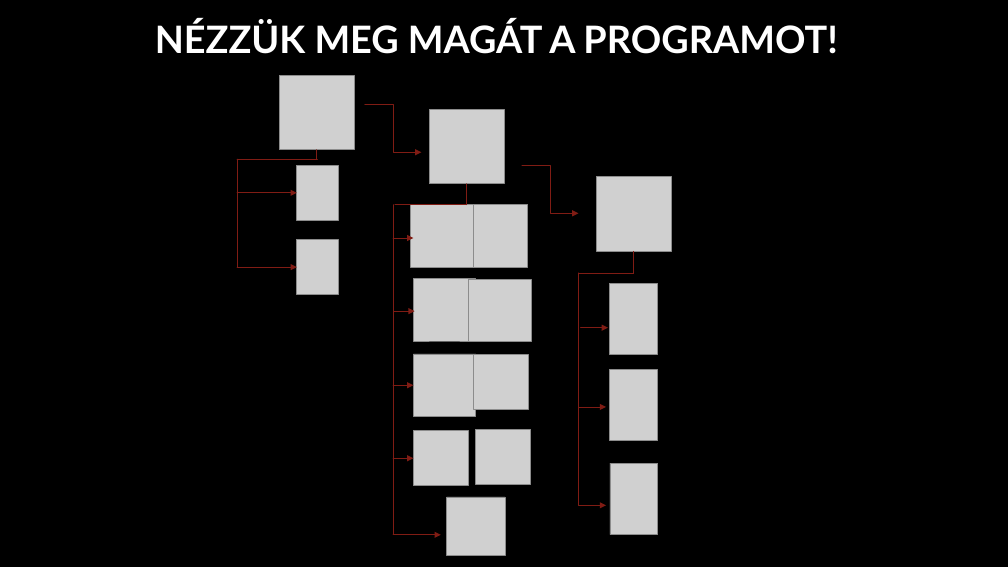
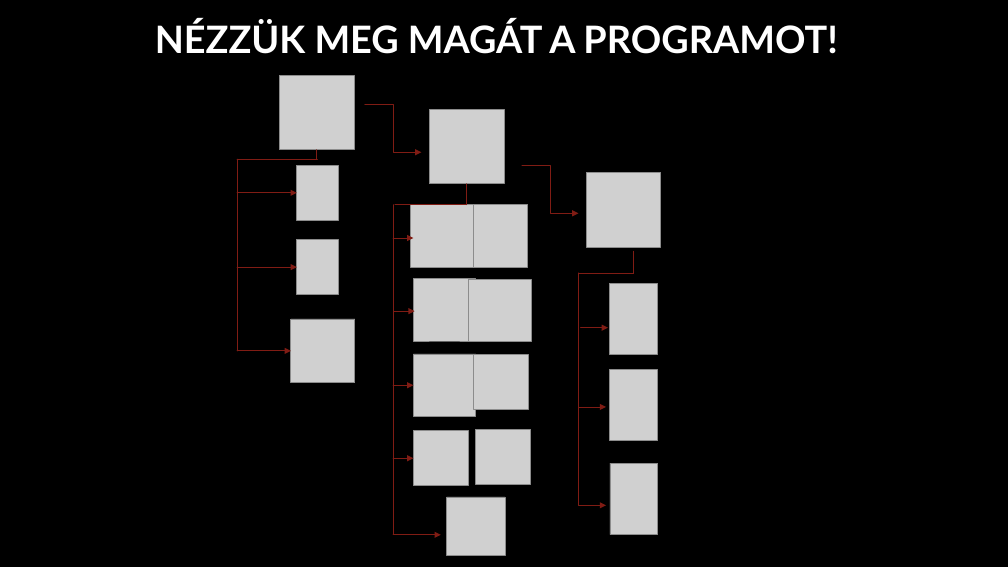
Before and after one commit to SzokolAttila/5.-Project, a slide deck: slide 4 of ZABkasa.pptx. Drawn at 1008x567 pixels with LibreOffice and Linux fonts; fonts in the diff are those of the drawing; grey boxes stand for pictures; background and template pictures are left out. Boxes give left, top, right and bottom in pixels: in the first picture for what was removed or moved away, otherwise in the second. Text is boxed around its words. In the diff, an @@ line names an element or a change of style, - is before the commit and + after.

```diff
--- a/ZABkasa.pptx
+++ b/ZABkasa.pptx
@@ picture: place and size @@
-picture at [597, 177, 671, 252]
+picture at [586, 172, 661, 247]
@@ line added from (237, 267) to (237, 351), #801C14 0.75 pt @@
@@ picture added at [291, 319, 355, 383] @@
@@ arrow added from (237, 351) to (291, 351), #801C14 0.75 pt @@
```
Also in this commit, not shown: 2 other slides changed.
